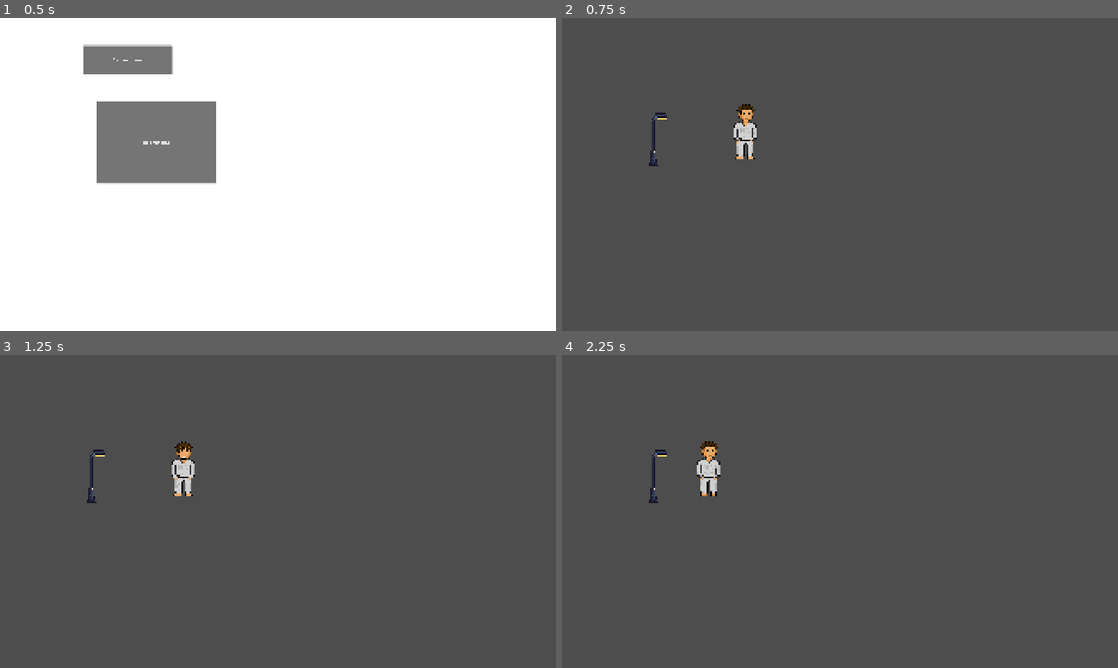
Above: before the commit, frames 1-4 (two rows, left to right).
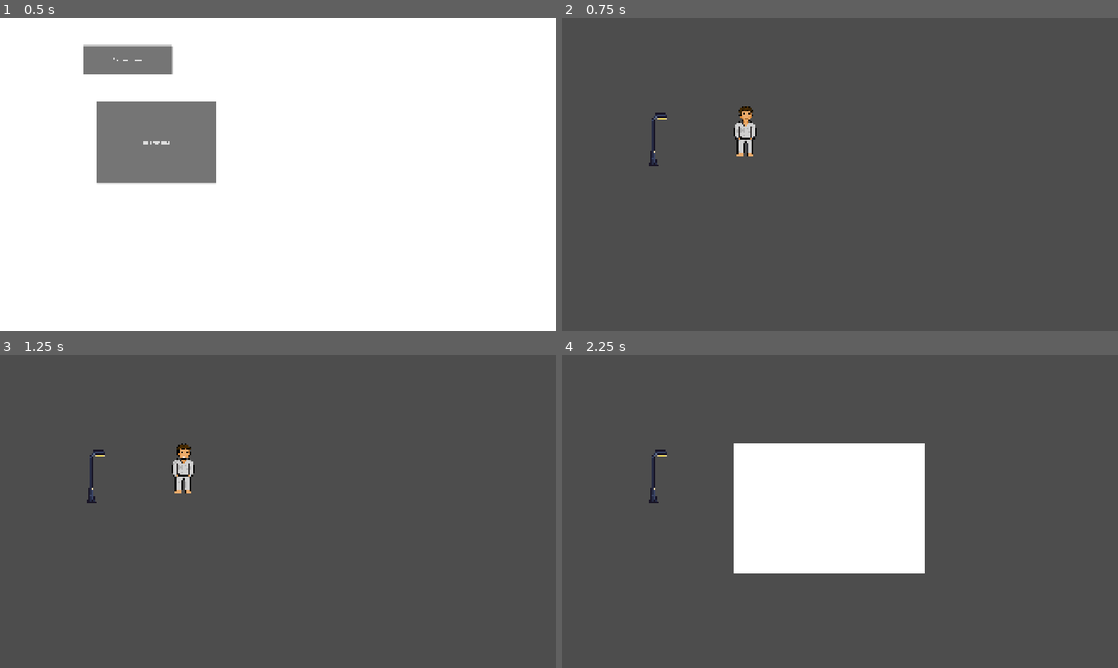
Above: after the commit, the same moments.

Repository: jacclelol/CodeBreaker-v.-2
Game: Godot game, scene res://start_menu.tscn
Two runs of this game, one before a commit and one after it. Both use one fixed random seed, a clock stepped at 60 frames per second and the inputs below.
Inputs (mouse positions are in pixels of both pictures, inside the frame that each line leads up to):
- Up to frame 1 (0.5 s): no input
- Up to frame 2 (0.75 s): click "Zapnout hru" at 0.5 s
- Up to frame 3 (1.25 s): no input
- Up to frame 4 (2.25 s): tap Enter at 1.25 s; move the mouse to (656, 442) at 1.27 s; hold E (open_inv, bound only after the commit) 1.28-2.03 s; click (656, 442) at 1.42 s; move the mouse to (728, 527) at 2.02 s; click (728, 527) at 2.1 s

Frame 1 is identical in both runs. In frame 2, 0.3% of the frame differs, in the area x 30-35%, y 27-46%; in frame 3, 0.3%; in frame 4, 15%, in the area x 24-66%, y 27-70%.

Commit message:
zmena fontu, inventar a pause menu, upravy

Diff:
--- /dev/null
+++ b/inventory.gd
@@ -0,0 +1,23 @@
+extends CanvasLayer
+
+
+# Called when the node enters the scene tree for the first time.
+func _ready() -> void:
+	visible = false # Po startu menu schováme
+
+
+# Called every frame. 'delta' is the elapsed time since the previous frame.
+func _process(delta: float) -> void:
+	pass
+
+func _input(event):
+	if event.is_action_pressed("open_inv"):
+		if PauseMenu.visible:
+			print("nejde...")
+		else:
+			toggle_inv()
+
+func toggle_inv():
+	visible = not visible
+
+	get_tree().paused = visible
--- /dev/null
+++ b/inventory.tscn
@@ -0,0 +1,20 @@
+[gd_scene load_steps=2 format=3 uid="uid://jcju2wsa0r5x"]
+
+[ext_resource type="Script" uid="uid://bv4ff5icywgbg" path="res://inventory.gd" id="1_pohso"]
+
+[node name="Inventory" type="CanvasLayer"]
+process_mode = 3
+script = ExtResource("1_pohso")
+
+[node name="Control" type="Control" parent="."]
+layout_mode = 3
+anchors_preset = 0
+offset_right = 40.0
+offset_bottom = 40.0
+
+[node name="ColorRect" type="ColorRect" parent="Control"]
+layout_mode = 0
+offset_left = 593.0
+offset_top = 307.0
+offset_right = 1256.0
+offset_bottom = 754.0
--- a/pause_menu.gd
+++ b/pause_menu.gd
@@ -1,13 +1,17 @@
 extends CanvasLayer
 
-var but
+
 
 func _on_ready() -> void:
 	visible = false # Po startu menu schováme
 
 func _input(event):
 	if event.is_action_pressed("ui_cancel"): # Obvykle ESC
-		toggle_pause()
+		if Inventory.visible:
+			Inventory.visible = false
+			toggle_pause()
+		else:
+			toggle_pause()
 
 func toggle_pause():
 	# Přepneme viditelnost
--- a/player.gd
+++ b/player.gd
@@ -2,10 +2,9 @@
 
 @export var speed: float = 200.0
 @onready var anim_sprite = $AnimatedSprite2D
-@onready var Dialog = $Dialog
+@onready var Dialog = $Dialog/Label
 var destination = Vector2()
 var is_moving = false
-var last_direction_name = "down" # Pamatujeme si, kam koukal naposled
 var is_changing = false
 var pending_action: Callable = Callable()
 var clothes = "pyjamas"
@@ -60,8 +59,8 @@
 
 	anim_sprite.play(clothes + "_idle")
 	if pending_action.is_valid():
-		pending_action.call() # "Otevři obálku a udělej to"
-		pending_action = Callable() # Zahodíme obálku, úkol splněn
+		pending_action.call()
+		pending_action = Callable()
 
 
 func update_animation(dir: Vector2):
@@ -82,9 +81,6 @@
 		else:
 			dir_name = clothes + "_up"
 
-	last_direction_name = dir_name
-
-	# Pustí animaci (např. "walk_left", "walk_up")
 	anim_sprite.play(dir_name)
 
 func change_clothes():
--- a/player.tscn
+++ b/player.tscn
@@ -12,6 +12,7 @@
 [ext_resource type="Texture2D" uid="uid://dl6vgour0ufnc" path="res://assets/sprites/walk_anims/leftwalk_pyjamas.png" id="9_n7ghd"]
 [ext_resource type="Texture2D" uid="uid://bam38fn8b46nw" path="res://assets/sprites/walk_anims/rightwalk_pyjamas.png" id="10_nvl01"]
 [ext_resource type="Texture2D" uid="uid://ceydnhe0bdtij" path="res://assets/sprites/topWalkPyjama-Sheet.png" id="12_urp6f"]
+[ext_resource type="FontFile" uid="uid://dk870uc0jo24d" path="res://assets/Pixelify_Sans/PixelifySans-VariableFont_wght.ttf" id="13_urp6f"]
 
 [sub_resource type="AtlasTexture" id="AtlasTexture_ajfva"]
 atlas = ExtResource("2_1jxqw")
@@ -751,24 +752,20 @@
 }]
 
 [sub_resource type="CapsuleShape2D" id="CapsuleShape2D_4flbx"]
-radius = 14.25
-height = 73.5
-
-[sub_resource type="SystemFont" id="SystemFont_1jxqw"]
-subpixel_positioning = 0
+radius = 18.75
+height = 101.5
 
 [sub_resource type="LabelSettings" id="LabelSettings_dw050"]
-font = SubResource("SystemFont_1jxqw")
-font_size = 13
+font = ExtResource("13_urp6f")
+font_size = 25
 outline_color = Color(0, 0, 0, 1)
 
 [node name="Player" type="CharacterBody2D"]
 texture_filter = 1
-scale = Vector2(1.5, 1.5)
 script = ExtResource("1_onrkg")
 
 [node name="AnimatedSprite2D" type="AnimatedSprite2D" parent="."]
-scale = Vector2(2, 2)
+scale = Vector2(2.76, 2.76)
 sprite_frames = SubResource("SpriteFrames_2hs0m")
 animation = &"pyjamas_up"
 
@@ -783,11 +780,20 @@
 limit_right = 1920
 limit_bottom = 1080
 
-[node name="Dialog" type="Label" parent="."]
-offset_left = -98.666664
-offset_top = -103.333336
-offset_right = 103.333336
-offset_bottom = -60.833336
+[node name="Dialog" type="Control" parent="."]
+texture_filter = 1
+layout_mode = 3
+anchors_preset = 0
+offset_right = 40.0
+offset_bottom = 40.0
+
+[node name="Label" type="Label" parent="Dialog"]
+texture_filter = 1
+layout_mode = 0
+offset_left = -101.0
+offset_top = -124.0
+offset_right = 101.0
+offset_bottom = -81.5
 label_settings = SubResource("LabelSettings_dw050")
 horizontal_alignment = 1
 vertical_alignment = 2
--- a/project.godot
+++ b/project.godot
@@ -18,12 +18,13 @@
 [autoload]
 
 PauseMenu="*res://pause_menu.tscn"
+Inventory="*res://inventory.tscn"
 
 [display]
 
 window/size/viewport_width=1920
 window/size/viewport_height=1080
-window/size/mode=2
+window/size/mode=3
 window/stretch/mode="canvas_items"
 
 [gui]
@@ -37,6 +38,11 @@
 "events": [Object(InputEventMouseButton,"resource_local_to_scene":false,"resource_name":"","device":-1,"window_id":0,"a …(253 unchanged characters)…
 ]
 }
+open_inv={
+"deadzone": 0.2,
+"events": [Object(InputEventKey,"resource_local_to_scene":false,"resource_name":"","device":0,"window_id":0,"alt_pressed":false,"shift_pressed":false,"ctrl_pressed":false,"meta_pressed":false,"pressed":false,"keycode":0,"physical_keycode":69,"key_label":0,"unicode":0,"location":0,"echo":false,"script":null)
+]
+}
 
 [rendering]
 
Not shown, added: assets/Pixelify_Sans/OFL.txt
Binary file added: assets/Pixelify_Sans/PixelifySans-VariableFont_wght.ttf
Not shown, added: assets/Pixelify_Sans/PixelifySans-VariableFont_wght.ttf.import
Not shown, added: assets/Pixelify_Sans/README.txt
Binary file added: assets/Pixelify_Sans/static/PixelifySans-Bold.ttf
Not shown, added: assets/Pixelify_Sans/static/PixelifySans-Bold.ttf.import
Binary file added: assets/Pixelify_Sans/static/PixelifySans-Medium.ttf
Not shown, added: assets/Pixelify_Sans/static/PixelifySans-Medium.ttf.import
Binary file added: assets/Pixelify_Sans/static/PixelifySans-Regular.ttf
Not shown, added: assets/Pixelify_Sans/static/PixelifySans-Regular.ttf.import
Binary file added: assets/Pixelify_Sans/static/PixelifySans-SemiBold.ttf
Not shown, added: assets/Pixelify_Sans/static/PixelifySans-SemiBold.ttf.import
(and 1 more such lines)
